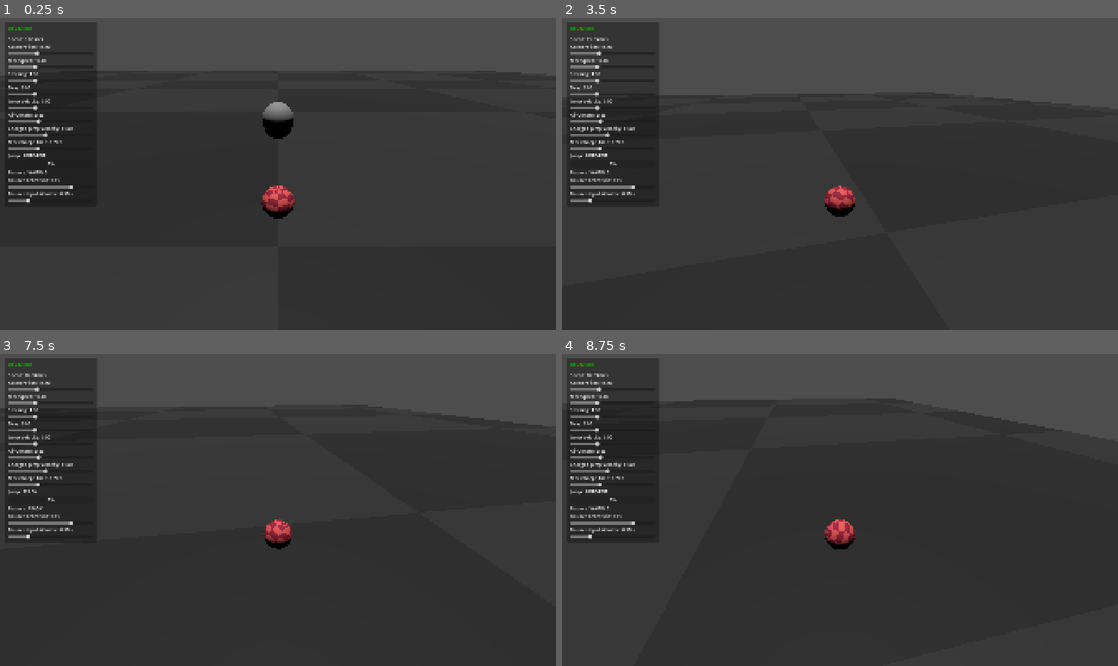
Above: before the commit, frames 1-4 (two rows, left to right).
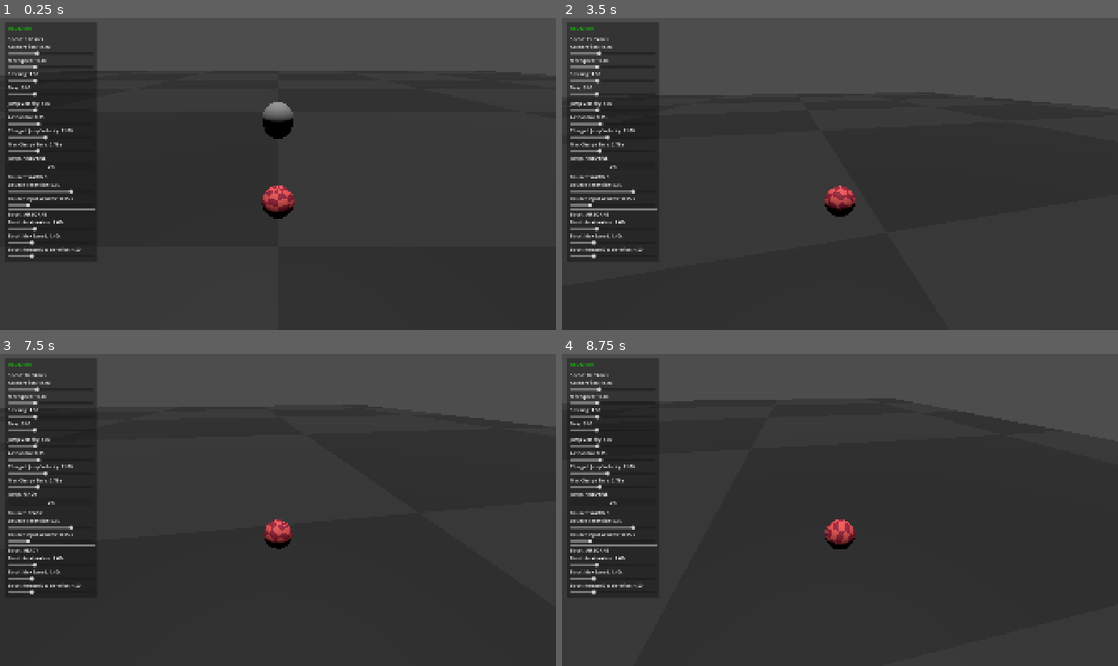
Above: after the commit, the same moments.

Repository: mika-marcondes/axie-jam
Game: Godot game, scene res://scenes/contest/contest_greybox.tscn
Same seed, same stepped clock (60 frames per second), same inputs: the game is played once before the commit and once after it.
Inputs:
- Up to frame 1 (0.25 s): no input
- Up to frame 2 (3.5 s): hold Right (move_right) 0.53-1.28 s; hold Shift (boost) 0.53-1.28 s; tap Space (jump) at 0.77, 1.52, 3.02 s; hold Down (move_back) 1.28-2.03 s; tap Shift (boost) at 1.35, 3.05 s; hold Right (move_right) 2.03-2.78 s; hold Shift (boost) 2.03-2.78 s; tap Q (camera_left) at 2.1 s; hold W (move_forward) from 2.78 s (still down); tap E (camera_right) at 2.85 s
- Up to frame 3 (7.5 s): release W (move_forward) at 3.53 s; hold 1 (toggle_dev_mode) 3.53-4.28 s; hold Left (move_left) 3.53-5.03 s; tap Space (jump) at 3.77, 4.52, 6.02, 6.77 s; tap Shift (boost) at 3.8, 4.35, 6.05 s; hold Down (move_back) 5.03-5.78 s; hold Shift (boost) 5.03-5.78 s; hold Right (move_right) 5.78-6.53 s; tap Q (camera_left) at 5.85 s; hold W (move_forward) 6.53-7.28 s; hold Shift (boost) 6.53-7.28 s; tap E (camera_right) at 6.6 s; hold Right (move_right) from 7.28 s (still down); tap 1 (toggle_dev_mode) at 7.35 s
- Up to frame 4 (8.75 s): tap Space (jump) at 7.52 s; tap Shift (boost) at 7.55 s; release Right (move_right) at 8.03 s; hold Down (move_back) from 8.03 s (still down); hold Shift (boost) from 8.03 s (still down)

The runs differ from the first frame. In frame 1, 2.1% of the frame differs, in the area x 1-18%, y 25-78%; in frame 2, 2.2%; in frame 3, 2.0%; in frame 4, 2.2%.

Commit message:
(devUI): boost

Diff:
--- a/scenes/ui/dev_panel.tscn
+++ b/scenes/ui/dev_panel.tscn
@@ -64,6 +64,9 @@
 [node name="DragSlider" type="HSlider" parent="PanelContainer/MarginContainer/VBoxContainer" unique_id=668699578]
 layout_mode = 2
 
+[node name="HSeparator2" type="HSeparator" parent="PanelContainer/MarginContainer/VBoxContainer" unique_id=1314410339]
+layout_mode = 2
+
 [node name="JumpVelocityValue" type="Label" parent="PanelContainer/MarginContainer/VBoxContainer" unique_id=2124454754]
 layout_mode = 2
 text = "Jump Velocity"
@@ -99,6 +102,9 @@
 [node name="JumpChargeBar" type="ProgressBar" parent="PanelContainer/MarginContainer/VBoxContainer" unique_id=124955278]
 layout_mode = 2
 
+[node name="HSeparator3" type="HSeparator" parent="PanelContainer/MarginContainer/VBoxContainer" unique_id=455096786]
+layout_mode = 2
+
 [node name="BounceStatusLabel" type="Label" parent="PanelContainer/MarginContainer/VBoxContainer" unique_id=1758656371]
 layout_mode = 2
 text = "Bounce Status"
@@ -116,3 +122,31 @@
 
 [node name="BounceInputWindowSlider" type="HSlider" parent="PanelContainer/MarginContainer/VBoxContainer" unique_id=1427369711]
 layout_mode = 2
+
+[node name="HSeparator4" type="HSeparator" parent="PanelContainer/MarginContainer/VBoxContainer" unique_id=1059290861]
+layout_mode = 2
+
+[node name="BoostStatusLabel" type="Label" parent="PanelContainer/MarginContainer/VBoxContainer" unique_id=153576105]
+layout_mode = 2
+text = "Boost Status"
+
+[node name="BoostAccelerationMultiplierValue" type="Label" parent="PanelContainer/MarginContainer/VBoxContainer" unique_id=1158591011]
+layout_mode = 2
+text = "Boost Acceleration Mult."
+
+[node name="BoostAccelerationMultiplierSlider" type="HSlider" parent="PanelContainer/MarginContainer/VBoxContainer" unique_id=1366732974]
+layout_mode = 2
+
+[node name="BoostMaxSpeedMultiplierValue" type="Label" parent="PanelContainer/MarginContainer/VBoxContainer" unique_id=710449533]
+layout_mode = 2
+text = "Boost Max Speed Mult."
+
+[node name="BoostMaxSpeedMultiplierSlider" type="HSlider" parent="PanelContainer/MarginContainer/VBoxContainer" unique_id=1391930641]
+layout_mode = 2
+
+[node name="BoostReleaseDecelerationValue" type="Label" parent="PanelContainer/MarginContainer/VBoxContainer" unique_id=1093313497]
+layout_mode = 2
+text = "Boost Release Deceleration"
+
+[node name="BoostReleaseDecelerationSlider" type="HSlider" parent="PanelContainer/MarginContainer/VBoxContainer" unique_id=232355063]
+layout_mode = 2
--- a/scripts/ui/dev_panel.gd
+++ b/scripts/ui/dev_panel.gd
@@ -38,6 +38,17 @@
 @onready var bounce_input_window_value: Label = $PanelContainer/MarginContainer/VBoxContainer/BounceInputWindowValue
 @onready var bounce_input_window_slider: HSlider = $PanelContainer/MarginContainer/VBoxContainer/BounceInputWindowSlider
 
+@onready var boost_status_label: Label = $PanelContainer/MarginContainer/VBoxContainer/BoostStatusLabel
+
+@onready var boost_acceleration_multiplier_value: Label = $PanelContainer/MarginContainer/VBoxContainer/BoostAccelerationMultiplierValue
+@onready var boost_acceleration_multiplier_slider: HSlider = $PanelContainer/MarginContainer/VBoxContainer/BoostAccelerationMultiplierSlider
+
+@onready var boost_max_speed_multiplier_value: Label = $PanelContainer/MarginContainer/VBoxContainer/BoostMaxSpeedMultiplierValue
+@onready var boost_max_speed_multiplier_slider: HSlider = $PanelContainer/MarginContainer/VBoxContainer/BoostMaxSpeedMultiplierSlider
+
+@onready var boost_release_deceleration_value: Label = $PanelContainer/MarginContainer/VBoxContainer/BoostReleaseDecelerationValue
+@onready var boost_release_deceleration_slider: HSlider = $PanelContainer/MarginContainer/VBoxContainer/BoostReleaseDecelerationSlider
+
 var ball: BallController
 
 
@@ -61,6 +72,7 @@
 
 	update_jump_debug()
 	update_bounce_debug()
+	update_boost_debug()
 
 
 func _unhandled_input(event: InputEvent) -> void:
@@ -108,6 +120,18 @@
 	bounce_input_window_slider.min_value = 0.05
 	bounce_input_window_slider.max_value = 0.5
 	bounce_input_window_slider.step = 0.01
+
+	boost_acceleration_multiplier_slider.min_value = 1.0
+	boost_acceleration_multiplier_slider.max_value = 3.0
+	boost_acceleration_multiplier_slider.step = 0.05
+
+	boost_max_speed_multiplier_slider.min_value = 1.0
+	boost_max_speed_multiplier_slider.max_value = 2.5
+	boost_max_speed_multiplier_slider.step = 0.05
+
+	boost_release_deceleration_slider.min_value = 0.0
+	boost_release_deceleration_slider.max_value = 15.0
+	boost_release_deceleration_slider.step = 0.25
 
 
 	acceleration_slider.value_changed.connect(_on_acceleration_changed)
@@ -120,6 +144,15 @@
 	max_charge_time_slider.value_changed.connect(_on_max_charge_time_changed)
 	bounce_retention_slider.value_changed.connect(_on_bounce_retention_changed)
 	bounce_input_window_slider.value_changed.connect(_on_bounce_input_window_changed)
+	boost_acceleration_multiplier_slider.value_changed.connect(
+		_on_boost_acceleration_multiplier_changed
+	)
+	boost_max_speed_multiplier_slider.value_changed.connect(
+		_on_boost_max_speed_multiplier_changed
+	)
+	boost_release_deceleration_slider.value_changed.connect(
+		_on_boost_release_deceleration_changed
+	)
 
 
 func sync_sliders_from_ball() -> void:
@@ -136,6 +169,9 @@
 	max_charge_time_slider.value = ball.max_charge_time
 	bounce_retention_slider.value = ball.bounce_retention
 	bounce_input_window_slider.value = ball.bounce_input_window
+	boost_acceleration_multiplier_slider.value = ball.boost_acceleration_multiplier
+	boost_max_speed_multiplier_slider.value = ball.boost_max_speed_multiplier
+	boost_release_deceleration_slider.value = ball.boost_release_deceleration
 
 
 func update_parameter_labels() -> void:
@@ -152,6 +188,17 @@
 	max_charge_time_value.text = "Max Charge Time: %.2f s" % ball.max_charge_time
 	bounce_retention_value.text = "Bounce Retention: %.2f" % ball.bounce_retention
 	bounce_input_window_value.text = "Bounce Input Window: %.2f s" % ball.bounce_input_window
+	boost_acceleration_multiplier_value.text = (
+	"Boost Acceleration: %.2fx" % ball.boost_acceleration_multiplier
+	)
+
+	boost_max_speed_multiplier_value.text = (
+		"Boost Max Speed: %.2fx" % ball.boost_max_speed_multiplier
+	)
+
+	boost_release_deceleration_value.text = (
+		"Boost Release Deceleration: %.2f" % ball.boost_release_deceleration
+	)
 
 
 func update_jump_debug() -> void:
@@ -189,6 +236,18 @@
 		bounce_status_label.text = "Bounce: WAITING"
 
 
+func update_boost_debug() -> void:
+	if ball == null:
+		return
+
+	if ball.is_boosting:
+		boost_status_label.text = "Boost: ACTIVE"
+	elif ball.is_on_floor():
+		boost_status_label.text = "Boost: READY"
+	else:
+		boost_status_label.text = "Boost: AIRBORNE"
+
+
 func _on_acceleration_changed(value: float) -> void:
 	ball.acceleration = value
 	update_parameter_labels()
@@ -237,3 +296,18 @@
 func _on_bounce_input_window_changed(value: float) -> void:
 	ball.bounce_input_window = value
 	update_parameter_labels()
+
+
+func _on_boost_acceleration_multiplier_changed(value: float) -> void:
+	ball.boost_acceleration_multiplier = value
+	update_parameter_labels()
+
+
+func _on_boost_max_speed_multiplier_changed(value: float) -> void:
+	ball.boost_max_speed_multiplier = value
+	update_parameter_labels()
+
+
+func _on_boost_release_deceleration_changed(value: float) -> void:
+	ball.boost_release_deceleration = value
+	update_parameter_labels()
